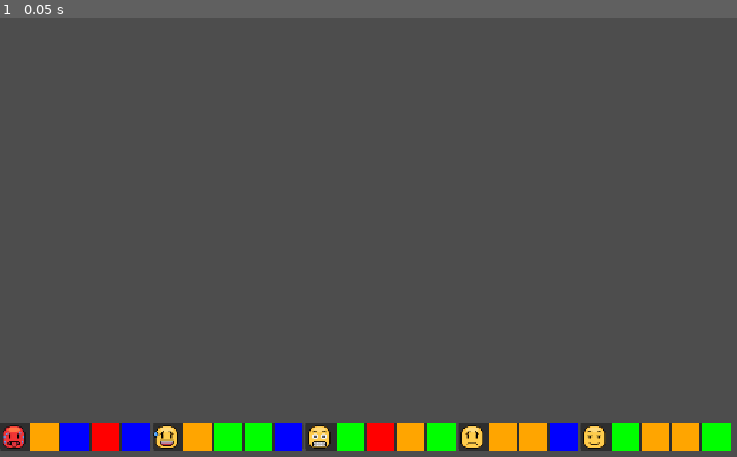
Above: before the commit, frame 1.
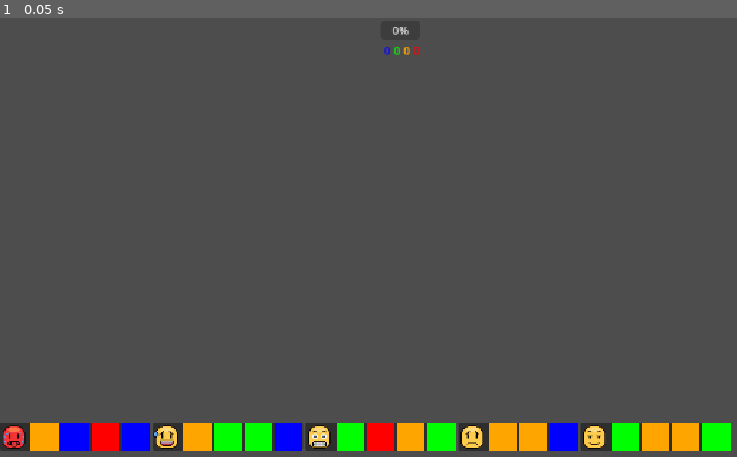
Above: after the commit, the same moment.

Repository: natleahh/project-bringer-2
Game: Godot game, scene res://Gig/Act/test.tscn
Same seed, same stepped clock (60 frames per second), same inputs: the game is played once before the commit and once after it. The project has no main scene, so this scene is started directly.
Inputs:
- Up to frame 1 (0.05 s): no input

The runs differ from the first frame. In frame 1, less than 0.1% of the frame differs, in the area x 52-57%, y 2-9%.

Commit message:
feat: put it all together in a test

Diff:
--- a/Gig/Act/test.gd
+++ b/Gig/Act/test.gd
@@ -3,13 +3,11 @@
 @onready var act_state: ActState = %ActState
 @onready var act_player: ActPlayer = %ActPlayer
 @onready var viewer: Viewer = %Viewer
+@onready var set_state: SetState = %SetState
 
 func _on_act_state_changed() -> void:
 	act_player.tick()
-	if act_player.connector:
-		viewer.currect_connector = act_player.connector
 	viewer.update_connector_path()
-
 
 func _on_act_state_new_bit(node: ActNode) -> void:
 	viewer.add_bit(node)
@@ -20,9 +18,12 @@
 func _on_viewer_create_link(left: ActConnector, right: ActConnector) -> void:
 	act_state.link_connectors(left, right)
 
-func _on_viewer_play_connector(connector: ActConnector) -> void:
-	act_player.play_from_connector(connector)
+func _on_viewer_play_bit(bit: ActNode) -> void:
+	act_player.play(bit)
+	set_state.add_bit(bit, null)
+	set_state.score(%AudienceUI.state.preferences)
 	viewer.update_connector_path()
+
 
 func _on_viewer_toggle_link(link: ActLink) -> void:
 	act_state.toggle_link(link)
@@ -31,3 +32,18 @@
 	bit_data.data.position = at_position
 	act_state.add_bit(bit_data.data)
 	bit_data.queue_free()
+
+func _on_act_player_tock() -> void:
+	viewer.current_connector = act_player.connector
+	viewer.current_node = act_player.node
+	set_state.add_bit(act_player.node, act_player.connector)
+	set_state.score(%AudienceUI.state.preferences)
+
+func _on_set_state_score_update(_update: Models.ComedyVector4) -> void:
+	%TotalScore.text = str(set_state.score_sum)
+	%ScoreDisplay.update_score(set_state._score)
+	%AudienceUI.laugh(_update)
+
+func _process(_delta: float) -> void:
+	%PlayerDisplay.texture = act_player.play_display
+	%ProgressBar.value = act_player.progress
--- a/Gig/Act/test.tscn
+++ b/Gig/Act/test.tscn
@@ -5,6 +5,9 @@
 [ext_resource type="PackedScene" uid="uid://crqgt3uk1l382" path="res://Gig/Act/UI/Viewer and Controller/viewer.tscn" id="3_b6gn4"]
 [ext_resource type="Script" uid="uid://www5w76dkffb" path="res://Gig/Act/Player/act_player.gd" id="4_6bo2l"]
 [ext_resource type="PackedScene" uid="uid://dlmx4lwc7o4p4" path="res://Gig/Act/UI/DataPanel/data_dock.tscn" id="4_iq3cp"]
+[ext_resource type="Script" uid="uid://xamobtjisfv5" path="res://Gig/Set/set_state.gd" id="6_yhk2x"]
+[ext_resource type="Script" uid="uid://cy1a2t3lmoms6" path="res://Gig/Act/score_display.gd" id="7_jyual"]
+[ext_resource type="Script" uid="uid://bto12oy747q5q" path="res://Gig/Audience/laughter_screen.gd" id="8_jyual"]
 
 [node name="Test" type="Node2D" unique_id=715091206]
 script = ExtResource("1_hvs4b")
@@ -21,6 +24,11 @@
 wait_time = 5.0
 metadata/_custom_type_script = "uid://www5w76dkffb"
 
+[node name="SetState" type="Node" parent="." unique_id=106860257]
+unique_name_in_owner = true
+script = ExtResource("6_yhk2x")
+metadata/_custom_type_script = "uid://xamobtjisfv5"
+
 [node name="CanvasLayer" type="CanvasLayer" parent="." unique_id=374322204]
 
 [node name="Viewer" parent="CanvasLayer" unique_id=1994703159 instance=ExtResource("3_b6gn4")]
@@ -33,10 +41,54 @@
 
 [node name="DataDock" parent="CanvasLayer" unique_id=215042110 instance=ExtResource("4_iq3cp")]
 
+[node name="VBoxContainer" type="VBoxContainer" parent="CanvasLayer" unique_id=2124603017]
+anchors_preset = 5
+anchor_left = 0.5
+anchor_right = 0.5
+offset_left = -20.0
+offset_right = 20.0
+offset_bottom = 40.0
+grow_horizontal = 2
+
+[node name="PlayerDisplay" type="TextureRect" parent="CanvasLayer/VBoxContainer" unique_id=1021035292]
+unique_name_in_owner = true
+layout_mode = 2
+
+[node name="ProgressBar" type="ProgressBar" parent="CanvasLayer/VBoxContainer" unique_id=1929285802]
+unique_name_in_owner = true
+layout_mode = 2
+max_value = 1.0
+
+[node name="ScoreDisplay" type="HBoxContainer" parent="CanvasLayer/VBoxContainer" unique_id=1313711958]
+unique_name_in_owner = true
+layout_mode = 2
+script = ExtResource("7_jyual")
+
+[node name="TotalScore" type="Label" parent="CanvasLayer/VBoxContainer/ScoreDisplay" unique_id=849800232]
+unique_name_in_owner = true
+layout_mode = 2
+
+[node name="AudienceUI" type="HFlowContainer" parent="CanvasLayer" unique_id=728839643]
+unique_name_in_owner = true
+anchors_preset = 12
+anchor_top = 1.0
+anchor_right = 1.0
+anchor_bottom = 1.0
+offset_top = -148.0
+grow_horizontal = 2
+grow_vertical = 0
+mouse_filter = 2
+mouse_behavior_recursive = 1
+script = ExtResource("8_jyual")
+metadata/_custom_type_script = "uid://bto12oy747q5q"
+
 [connection signal="changed" from="ActState" to="." method="_on_act_state_changed"]
 [connection signal="new_bit" from="ActState" to="." method="_on_act_state_new_bit"]
 [connection signal="new_link" from="ActState" to="." method="_on_act_state_new_link"]
+[connection signal="tock" from="ActPlayer" to="." method="_on_act_player_tock"]
+[connection signal="added_bit" from="SetState" to="." method="_on_set_state_added_bit"]
+[connection signal="score_update" from="SetState" to="." method="_on_set_state_score_update"]
 [connection signal="create_link" from="CanvasLayer/Viewer" to="." method="_on_viewer_create_link"]
-[connection signal="play_connector" from="CanvasLayer/Viewer" to="." method="_on_viewer_play_connector"]
+[connection signal="play_bit" from="CanvasLayer/Viewer" to="." method="_on_viewer_play_bit"]
 [connection signal="toggle_link" from="CanvasLayer/Viewer" to="." method="_on_viewer_toggle_link"]
 [connection signal="dropped_bit" from="CanvasLayer/DataDock" to="." method="_on_data_dock_dropped_bit"]
